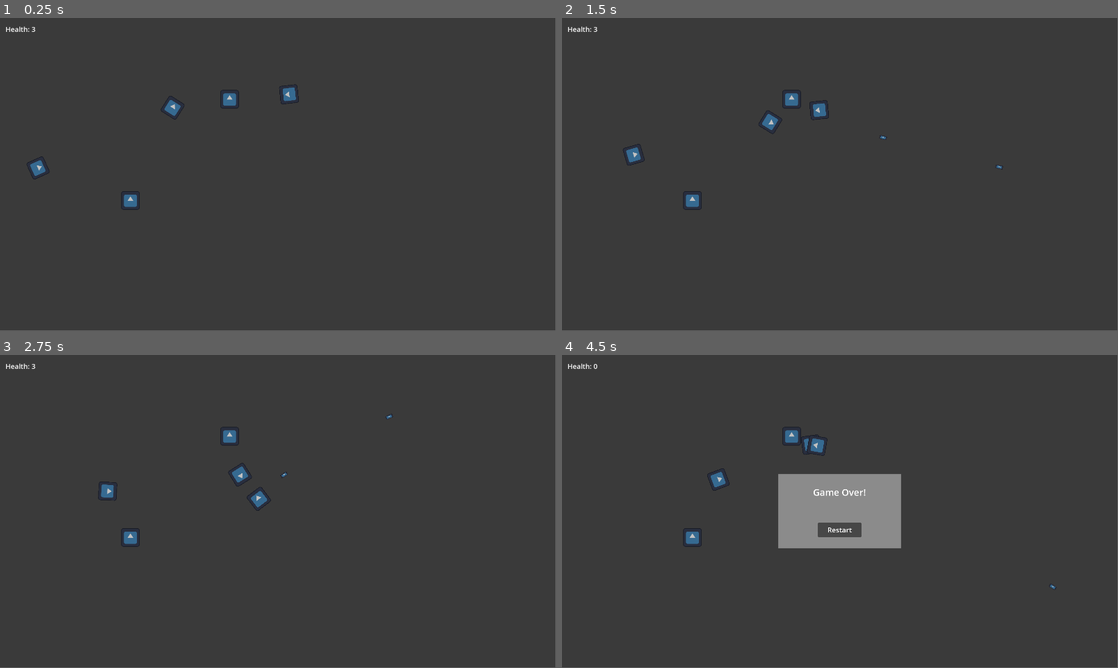
Above: before the commit, frames 1-4 (two rows, left to right).
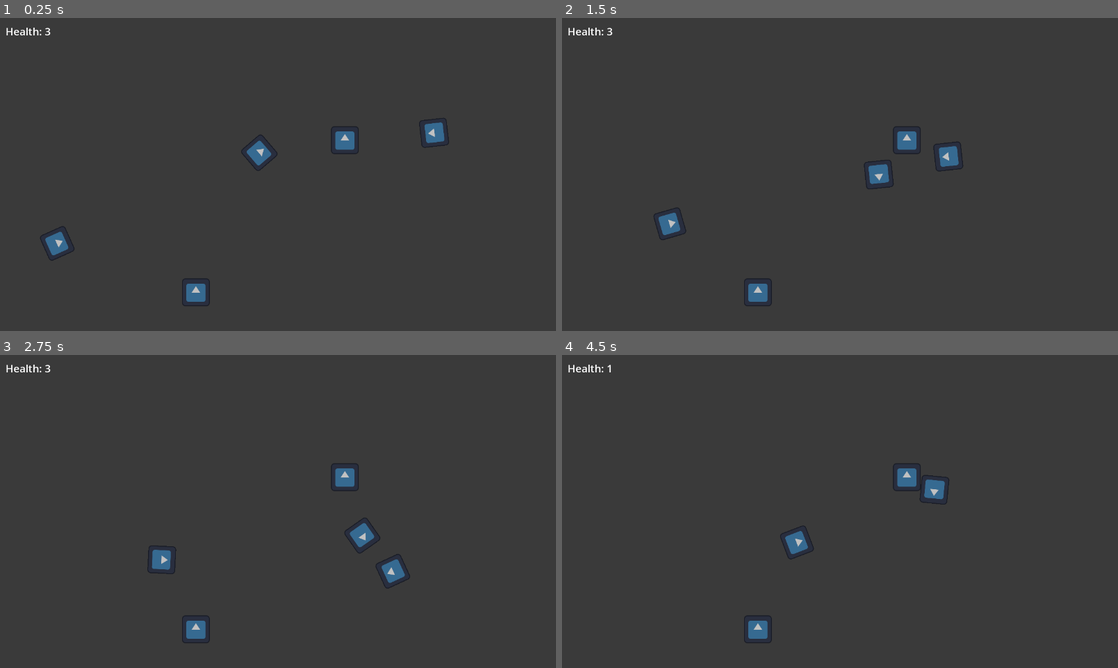
Above: after the commit, the same moments.

Repository: Nevakanezah/project-solar
Game: Godot game, scene res://Scenes/level.tscn
The game is run twice, just before and just after one commit, with the same random seed, the same clock (stepped at 60 frames per second) and the same inputs. The engine's default icon, where the game draws it, is replaced by a stand-in: a white triangle on a blue panel in a dark square.
Inputs (mouse positions are in pixels of both pictures, inside the frame that each line leads up to):
- Up to frame 1 (0.25 s): no input
- Up to frame 2 (1.5 s): move the mouse to (962, 158) at 0.52 s; press the mouse at (962, 158) at 0.53 s; hold D (right) 0.53-1.28 s; move the mouse to (728, 190) at 1.27 s; release the mouse at (728, 190) at 1.28 s; hold S (down) from 1.28 s (still down); click (728, 190) at 1.35 s
- Up to frame 3 (2.75 s): move the mouse to (333, 442) at 2.02 s; release S (down) at 2.03 s; press the mouse at (333, 442) at 2.03 s; hold D (right) from 2.03 s (still down)
- Up to frame 4 (4.5 s): move the mouse to (812, 574) at 2.77 s; release D (right) at 2.78 s; release the mouse at (812, 574) at 2.78 s; hold W (up) 2.78-3.53 s; click (812, 574) at 2.85 s; move the mouse to (1006, 558) at 3.52 s; press the mouse at (1006, 558) at 3.53 s; hold A (left) from 3.53 s (still down); move the mouse to (673, 464) at 4.27 s; release the mouse at (673, 464) at 4.28 s; click (673, 464) at 4.35 s
The window is 799x449 before the commit and 800x450 after it. Grey fills any space a smaller window leaves; there, only what the larger window draws over its background counts as a difference.

The runs differ from the first frame. In frame 1, 1.9% of the frame differs, in the area x 1-81%, y 2-92%; in frame 2, 1.9%; in frame 3, 1.9%; in frame 4, 6.3%, in the area x 1-89%, y 2-92%.

Commit message:
720p Update

Diff:
--- a/Scenes/level.tscn
+++ b/Scenes/level.tscn
@@ -7,9 +7,9 @@
 [ext_resource type="PackedScene" uid="uid://baed36aj0tlpi" path="res://Scenes/ui.tscn" id="2_l4o6g"]
 
 [sub_resource type="NavigationPolygon" id="NavigationPolygon_cyvnr"]
-vertices = PackedVector2Array(1588.06, 891, -379.789, 891, -356.211, -233, 1594.94, -233)
+vertices = PackedVector2Array(940.109, -229.023, 948.883, 520, -362.906, 520, -356.094, -232.961)
 polygons = Array[PackedInt32Array]([PackedInt32Array(0, 1, 2, 3)])
-outlines = Array[PackedVector2Array]([PackedVector2Array(-366, -243, 1605, -243, 1598, 901, -390, 901)])
+outlines = Array[PackedVector2Array]([PackedVector2Array(-366, -243, 950, -239, 959, 530, -373, 530)])
 
 [node name="Level" type="Node2D"]
 
@@ -24,20 +24,20 @@
 [node name="InvisibleBorders" type="Node" parent="Obstacles"]
 
 [node name="InvisibleBorder" parent="Obstacles/InvisibleBorders" instance=ExtResource("2_erifk")]
-position = Vector2(-37, 548)
-scale = Vector2(1, 20)
+position = Vector2(-31, 361)
+scale = Vector2(1, 12)
 
 [node name="InvisibleBorder2" parent="Obstacles/InvisibleBorders" instance=ExtResource("2_erifk")]
-position = Vector2(1954, 582)
-scale = Vector2(1, 20)
+position = Vector2(1312, 350)
+scale = Vector2(1, 12)
 
 [node name="InvisibleBorder3" parent="Obstacles/InvisibleBorders" instance=ExtResource("2_erifk")]
-position = Vector2(952, -37)
-scale = Vector2(35, 1)
+position = Vector2(635, -37)
+scale = Vector2(24, 1)
 
 [node name="InvisibleBorder4" parent="Obstacles/InvisibleBorders" instance=ExtResource("2_erifk")]
-position = Vector2(965, 1117)
-scale = Vector2(35, 1)
+position = Vector2(679, 749)
+scale = Vector2(24, 1)
 
 [node name="Projectiles" type="Node" parent="."]
 
--- a/project.godot
+++ b/project.godot
@@ -18,8 +18,8 @@
 
 [display]
 
-window/size/viewport_width=1920
-window/size/viewport_height=1080
+window/size/viewport_width=1280
+window/size/viewport_height=720
 window/size/resizable=false
 
 [input]
